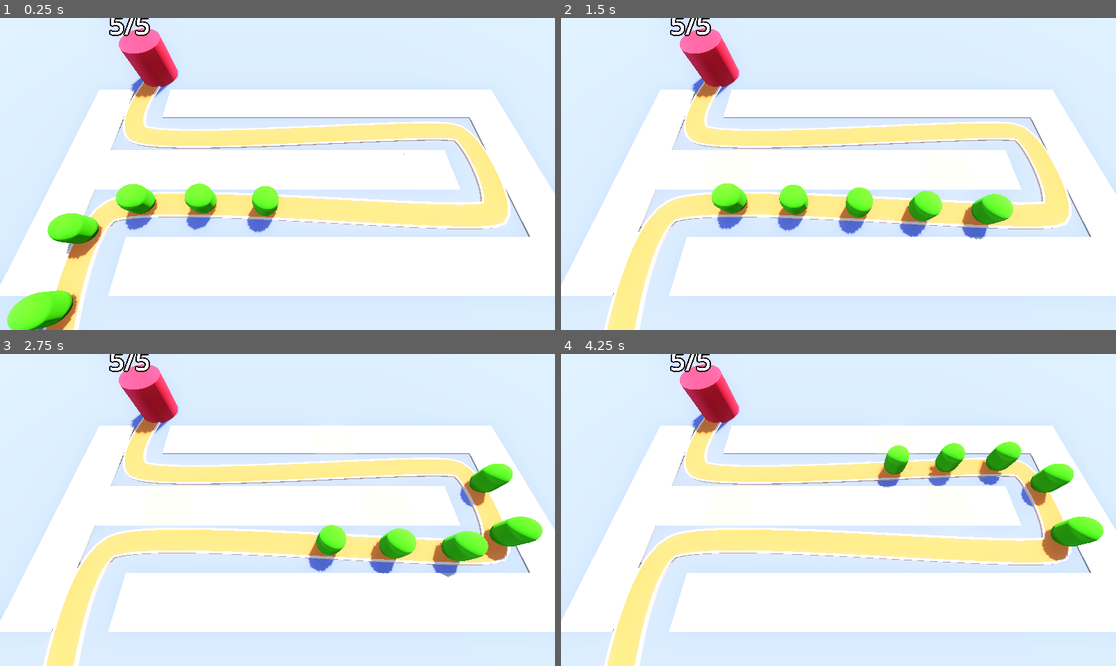
Above: before the commit, frames 1-4 (two rows, left to right).
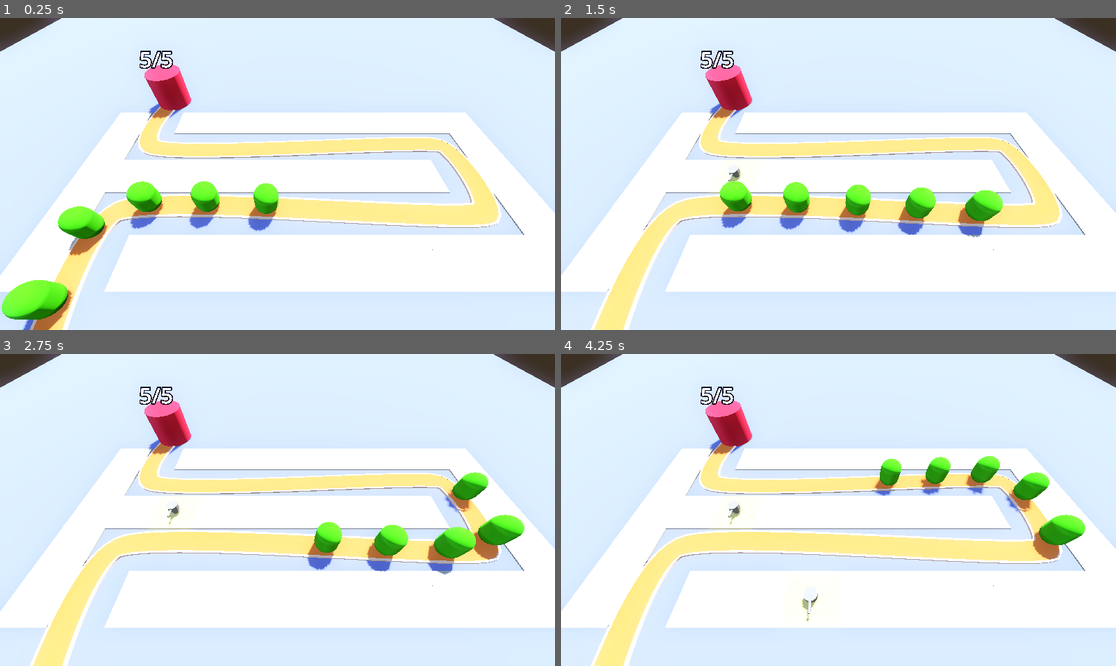
Above: after the commit, the same moments.

Repository: ConnerGordon/barbarian-blaster
Game: Godot game, scene res://levels/baselevel.tscn
Two runs of this game, one before a commit and one after it. Both use one fixed random seed, a clock stepped at 60 frames per second and the inputs below.
Inputs (mouse positions are in pixels of both pictures, inside the frame that each line leads up to):
- Up to frame 1 (0.25 s): no input
- Up to frame 2 (1.5 s): move the mouse to (960, 158) at 0.52 s; press the mouse at (960, 158) at 0.53 s; move the mouse to (727, 189) at 1.27 s; release the mouse at (727, 189) at 1.28 s; click (727, 189) at 1.35 s
- Up to frame 3 (2.75 s): move the mouse to (333, 441) at 2.02 s; press the mouse at (333, 441) at 2.03 s
- Up to frame 4 (4.25 s): move the mouse to (810, 572) at 2.77 s; release the mouse at (810, 572) at 2.78 s; click (810, 572) at 2.85 s; move the mouse to (1005, 556) at 3.52 s; press the mouse at (1005, 556) at 3.53 s

The runs differ from the first frame. In frame 1, 28% of the frame differs, in the area x 0-100%, y 0-100%; in frame 2, 27%; in frame 3, 27%; in frame 4, 26%.

Commit message:
turret placing

Diff:
--- /dev/null
+++ b/levels/TurretManager.gd
@@ -0,0 +1,21 @@
+extends Node3D
+class_name TurretManager
+
+@export var turret : PackedScene
+
+
+
+# Called when the node enters the scene tree for the first time.
+func _ready() -> void:
+	pass # Replace with function body.
+
+
+
+func build_turret(pos:Vector3)->void:
+	var atur = turret.instantiate()
+	add_child(atur)
+	atur.global_position = pos
+
+# Called every frame. 'delta' is the elapsed time since the previous frame.
+func _process(delta: float) -> void:
+	pass
--- a/levels/baselevel.tscn
+++ b/levels/baselevel.tscn
@@ -1,9 +1,11 @@
-[gd_scene load_steps=12 format=3 uid="uid://b6pq5wev0qchc"]
+[gd_scene load_steps=14 format=3 uid="uid://b6pq5wev0qchc"]
 
 [ext_resource type="MeshLibrary" uid="uid://cx04xils0dr2q" path="res://meshlibraries/spacelibrary.tres" id="1_ad0v0"]
 [ext_resource type="PackedScene" uid="uid://cme1xrpr3buko" path="res://enmy/enemy.tscn" id="2_n8muh"]
 [ext_resource type="PackedScene" uid="uid://gknf8gmqnulw" path="res://levels/base.tscn" id="3_ty5d8"]
 [ext_resource type="PackedScene" uid="uid://c1y6p1rshty4o" path="res://raypickercamera/raypickercamera.tscn" id="4_ixuwi"]
+[ext_resource type="Script" uid="uid://bm3q537f18c3d" path="res://levels/TurretManager.gd" id="5_l5r03"]
+[ext_resource type="PackedScene" uid="uid://crmtyoi82pkfo" path="res://turret/turret.tscn" id="6_76r3m"]
 
 [sub_resource type="ProceduralSkyMaterial" id="ProceduralSkyMaterial_weftf"]
 sky_horizon_color = Color(0.66224277, 0.6717428, 0.6867428, 1)
@@ -108,7 +110,7 @@
 transform = Transform3D(0.96858877, 0, 0.24860094, 0, 1, 0, -0.24860094, 0, 0.96858877, -14.184987, 0, 19.048136)
 
 [node name="enemy2" parent="Path3D" instance=ExtResource("2_n8muh")]
-transform = Transform3D(0.999212, 0, 0.039255384, 0, 1, 0, -0.039255384, 0, 0.999212, -14.921269, 0, 14.110351)
+transform = Transform3D(0.99921167, 0, 0.03925537, 0, 1, 0, -0.03925537, 0, 0.99921167, -14.921269, 0, 14.110351)
 progress = 5.0
 
 [node name="enemy3" parent="Path3D" instance=ExtResource("2_n8muh")]
@@ -120,12 +122,17 @@
 progress = 15.0
 
 [node name="enemy5" parent="Path3D" instance=ExtResource("2_n8muh")]
-transform = Transform3D(-0.038163554, 0, -0.9992543, 0, 1, 0, 0.9992543, 0, -0.038163554, -3.4151912, 0, 9.432198)
+transform = Transform3D(-0.03816354, 0, -0.9992539, 0, 1, 0, 0.9992539, 0, -0.03816354, -3.4151912, 0, 9.432198)
 progress = 20.0
 
 [node name="Base" parent="." instance=ExtResource("3_ty5d8")]
 transform = Transform3D(1, 0, 0, 0, 1, 0, 0, 0, 1, -13.732395, 0, -6.3202825)
 
-[node name="raypickercamera" parent="." node_paths=PackedStringArray("gridmap") instance=ExtResource("4_ixuwi")]
-transform = Transform3D(1, 0, 0, 0, 0.42261824, 0.9063078, 0, -0.9063078, 0.42261824, 0, 16.725, 14.275)
+[node name="raypickercamera" parent="." node_paths=PackedStringArray("gridmap", "turret_manager") instance=ExtResource("4_ixuwi")]
+transform = Transform3D(1, 0, 0, 0, 0.5970512, 0.8022031, 0, -0.8022031, 0.5970512, 0, 16.18166, 17.857357)
 gridmap = NodePath("../GridMap")
+turret_manager = NodePath("../turretManager")
+
+[node name="turretManager" type="Node3D" parent="."]
+script = ExtResource("5_l5r03")
+turret = ExtResource("6_76r3m")
--- a/raypickercamera/raypickercamera.gd
+++ b/raypickercamera/raypickercamera.gd
@@ -1,7 +1,7 @@
 extends Camera3D
 
 @export var gridmap : GridMap
-
+@export var turret_manager : TurretManager
 @onready var ray_cast_3d: RayCast3D = $RayCast3D
 
 
@@ -25,8 +25,10 @@
 			var cell = gridmap.local_to_map(collision_point)
 			if gridmap.get_cell_item(cell) == 0:
 				Input.set_default_cursor_shape(Input.CURSOR_POINTING_HAND)
-				if Input.is_action_pressed("click"):
+				if Input.is_action_just_pressed("click"):
 					gridmap.set_cell_item(cell,1)
+					var tilpos = gridmap.map_to_local(cell)
+					turret_manager.build_turret(tilpos)
 			else:
 				Input.set_default_cursor_shape(Input.CURSOR_ARROW)
 		else:
--- /dev/null
+++ b/turret/turretManager.gd
@@ -0,0 +1,11 @@
+extends Node3D
+
+
+# Called when the node enters the scene tree for the first time.
+func _ready() -> void:
+	pass # Replace with function body.
+
+
+# Called every frame. 'delta' is the elapsed time since the previous frame.
+func _process(delta: float) -> void:
+	pass
Not shown, added: levels/TurretManager.gd.uid
Not shown, added: turret/turretManager.gd.uid
